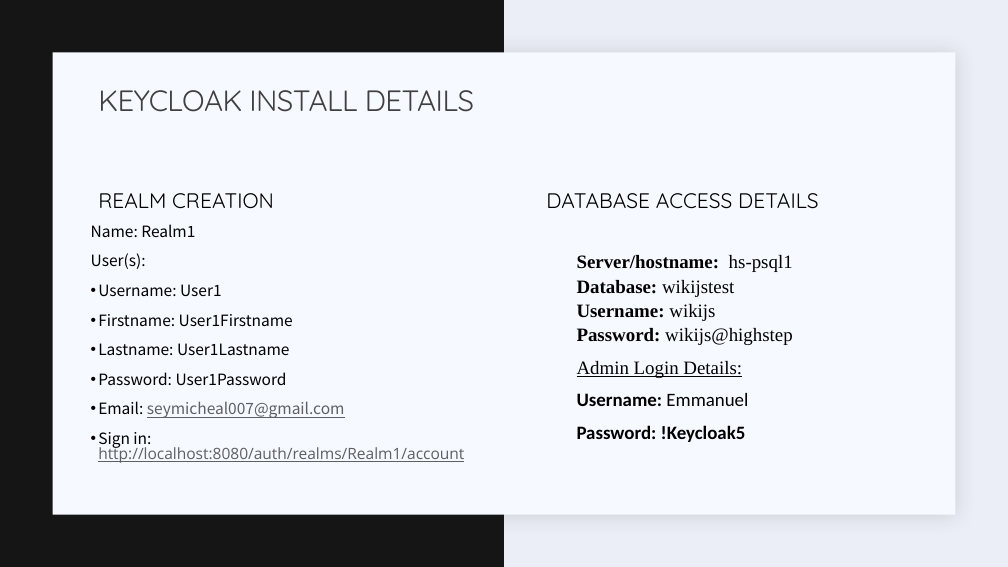
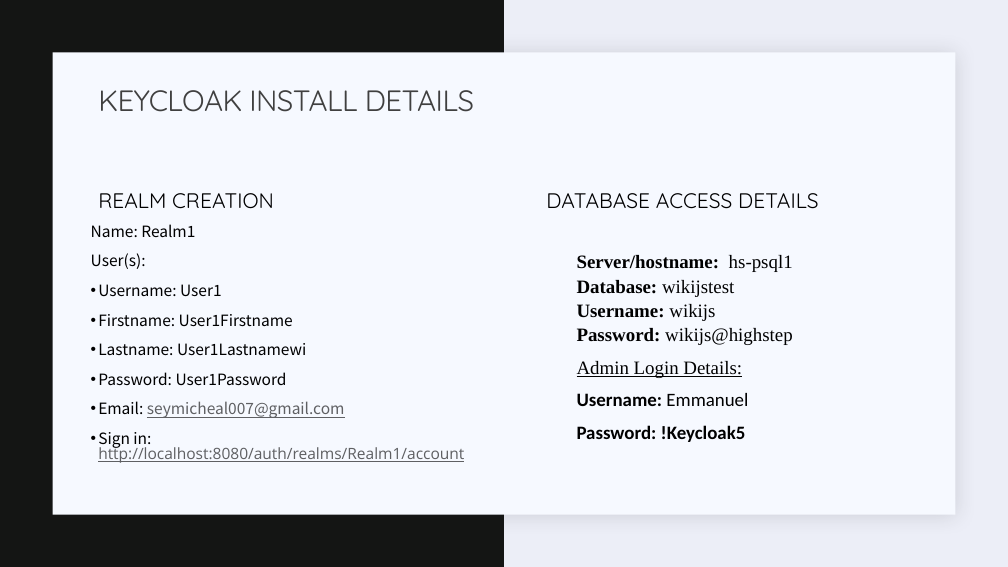
Before and after one commit to Emanoid/React-Keycloak-Application, a slide deck: slide 5 of Keycloak ConfigurationsTest.pptx. Drawn at 1008x567 pixels with LibreOffice and Linux fonts; fonts in the diff are those of the drawing. Boxes give left, top, right and bottom in pixels: in the first picture for what was removed or moved away, otherwise in the second. Text is boxed around its words. In the diff, an @@ line names an element or a change of style, - is before the commit and + after.

```diff
--- a/Keycloak ConfigurationsTest.pptx
+++ b/Keycloak ConfigurationsTest.pptx
@@ text at (98,343,306,356): text changed @@
-• Lastname: User1Lastname
+• Lastname: User1Lastnamewi
```
Also in this commit, not shown: 2 other slides changed, 1 slide added, 3 slides removed.
